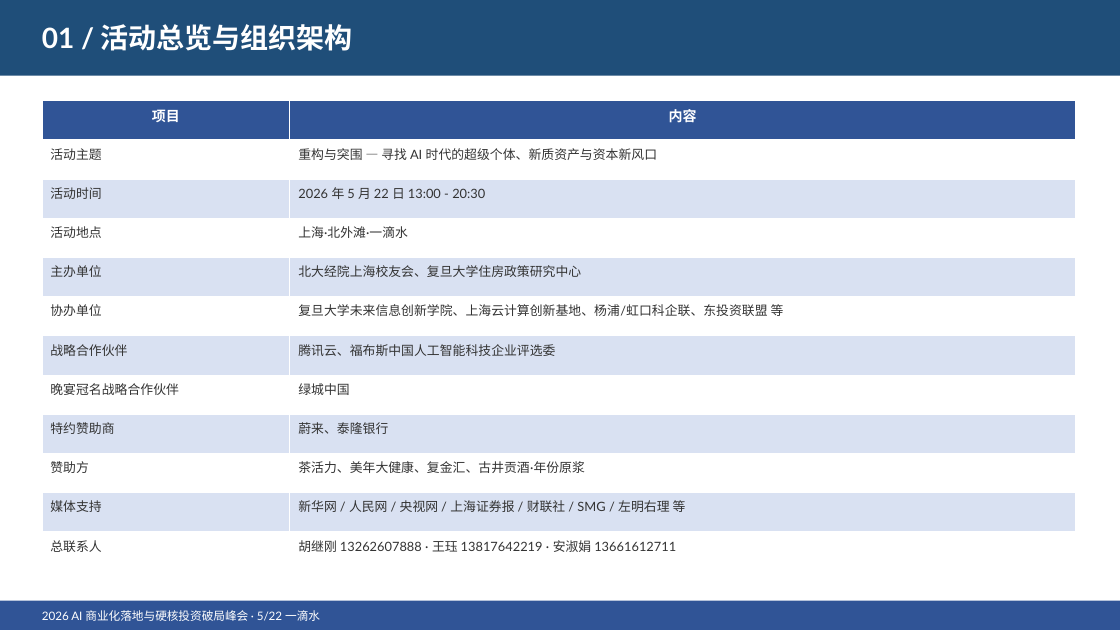
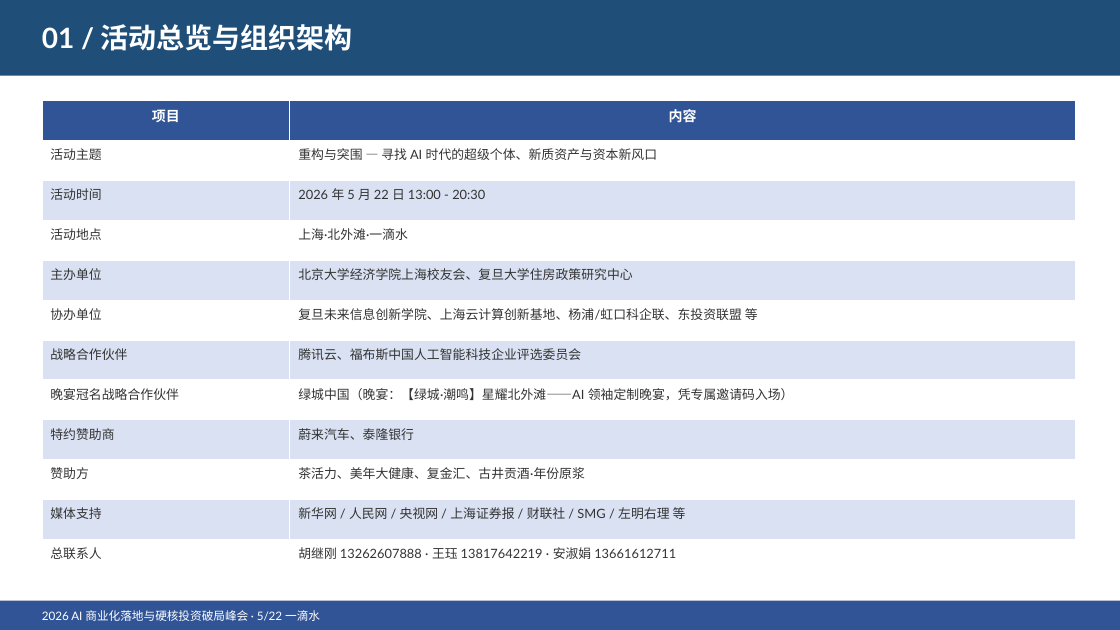
Before and after one commit to hujigang2010-maker/AIDEN, a slide deck: slide 3 of 5月22日峰会/导出文件/2026峰会会务汇报.pptx. Drawn at 1120x630 pixels with LibreOffice and Linux fonts; fonts in the diff are those of the drawing. Boxes give left, top, right and bottom in pixels: in the first picture for what was removed or moved away, otherwise in the second. Text is boxed around its words. In the diff, an @@ line names an element or a change of style, - is before the commit and + after.

```diff
--- a/5月22日峰会/导出文件/2026峰会会务汇报.pptx
+++ b/5月22日峰会/导出文件/2026峰会会务汇报.pptx
@@ table at <box>42,101,1075,580</box> @@
-row 5, column 2: 北大经院上海校友会、复旦大学住房政策研究中心
+row 5, column 2: 北京大学经济学院上海校友会、复旦大学住房政策研究中心
-row 6, column 2: 复旦大学未来信息创新学院、上海云计算创新基地、杨浦/虹口科企联、东投资联盟 等
+row 6, column 2: 复旦未来信息创新学院、上海云计算创新基地、杨浦/虹口科企联、东投资联盟 等
-row 7, column 2: 腾讯云、福布斯中国人工智能科技企业评选委
+row 7, column 2: 腾讯云、福布斯中国人工智能科技企业评选委员会
-row 8, column 2: 绿城中国
+row 8, column 2: 绿城中国（晚宴：【绿城·潮鸣】星耀北外滩——AI 领袖定制晚宴，凭专属邀请码入场）
-row 9, column 2: 蔚来、泰隆银行
+row 9, column 2: 蔚来汽车、泰隆银行
```
Also in this commit, not shown: 9 other slides changed, 11 other files.
